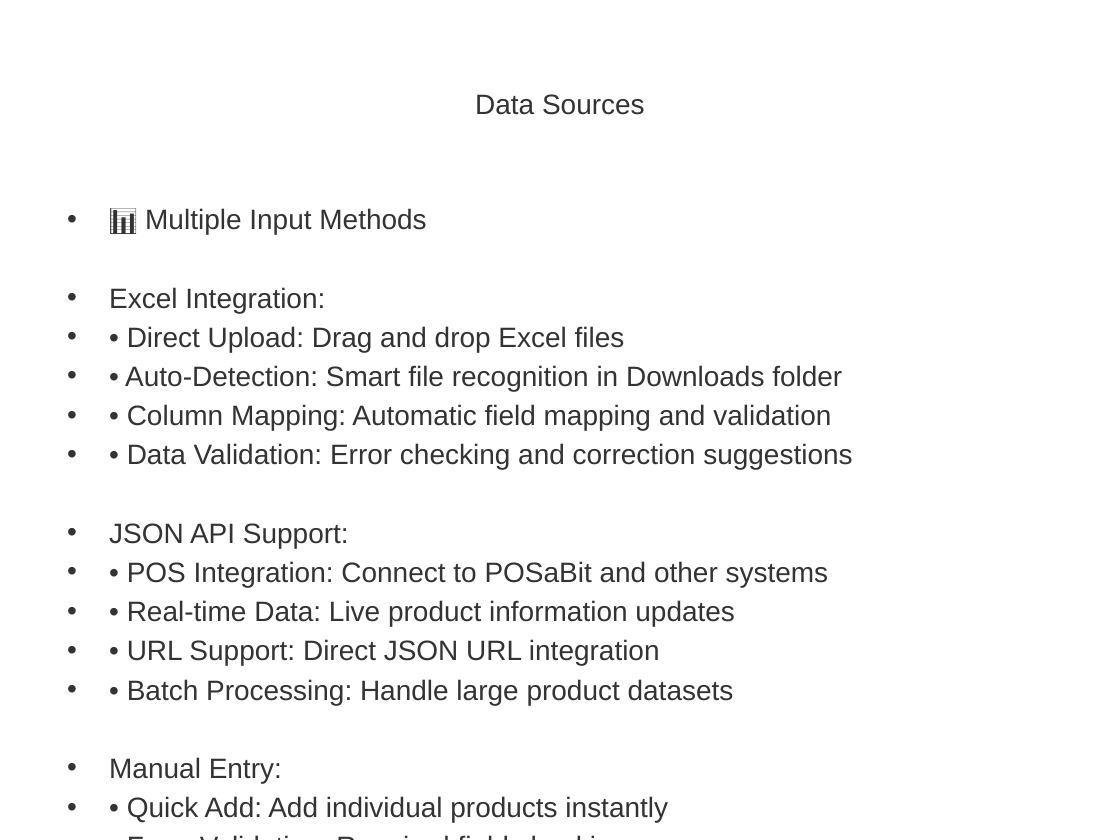
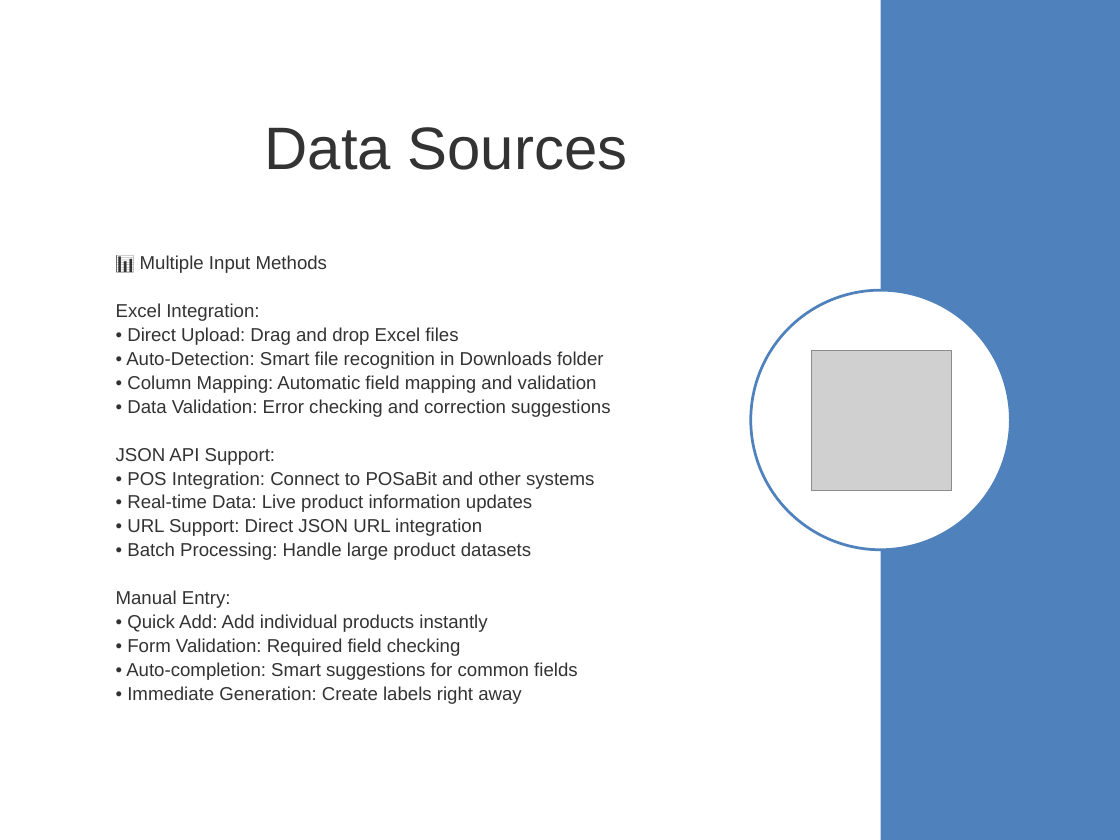
Before and after one commit to leruseadam/AGTDesigner, a slide deck: slide 10 of Label_Maker_Presentation.pptx (slide 7 before the commit). Drawn at 1120x840 pixels with LibreOffice and Linux fonts; fonts in the diff are those of the drawing; grey boxes stand for pictures. Boxes give left, top, right and bottom in pixels: in the first picture for what was removed or moved away, otherwise in the second. Text is boxed around its words. In the diff, an @@ line names an element or a change of style, - is before the commit and + after.

```diff
--- a/Label_Maker_Presentation.pptx
+++ b/Label_Maker_Presentation.pptx
@@ rectangle added at [880, 0, 1120, 840], fill #4F81BD @@
@@ title "Data Sources": place and size @@
-title "Data Sources" at [475, 94, 645, 115]
+title "Data Sources" at [265, 127, 628, 170]
@@ title "Data Sources" at [265, 127, 628, 170]: size 18 to 38.5 pt @@
@@ text "📊 Multiple Input Methods": place and size @@
-text "📊 Multiple Input Methods" at [109, 208, 852, 822]
+text "📊 Multiple Input Methods" at [116, 255, 610, 704]
@@ text "📊 Multiple Input Methods" at [116, 255, 610, 704]: size 18 to 12 pt; bullet • to none; line spacing 1 to 0.9; less space between paragraphs; vertical alignment top to middle @@
@@ ellipse added at [750, 290, 1010, 550], fill #FFFFFF, outline #4F81BD 1.75 pt @@
@@ picture added at [812, 351, 952, 491] @@
```
Also in this commit, not shown: 14 other slides changed, 10 other files.
